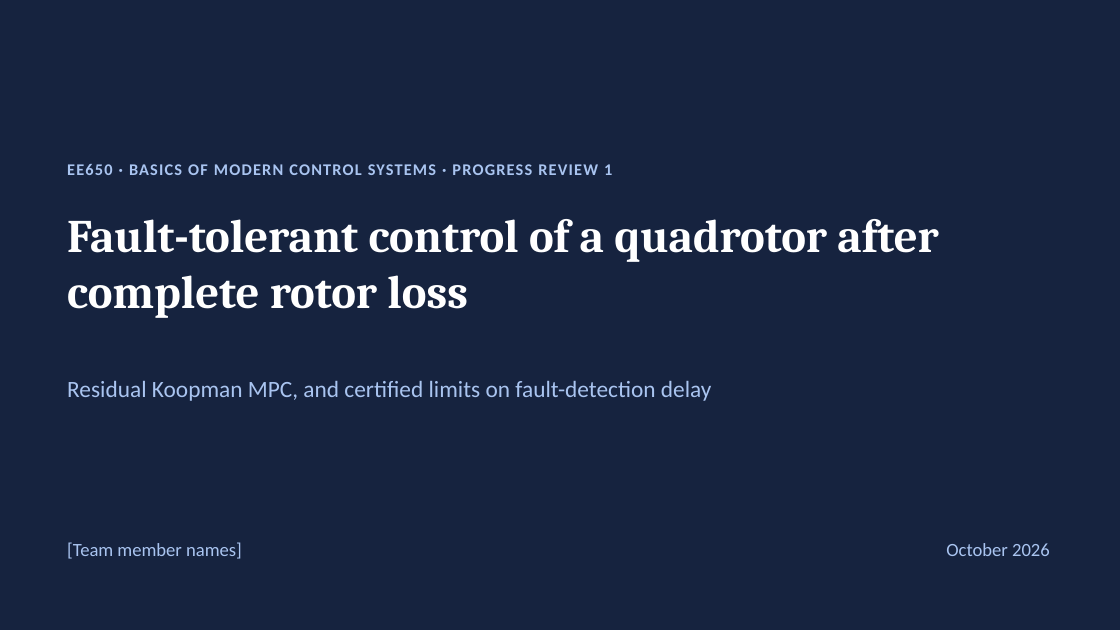
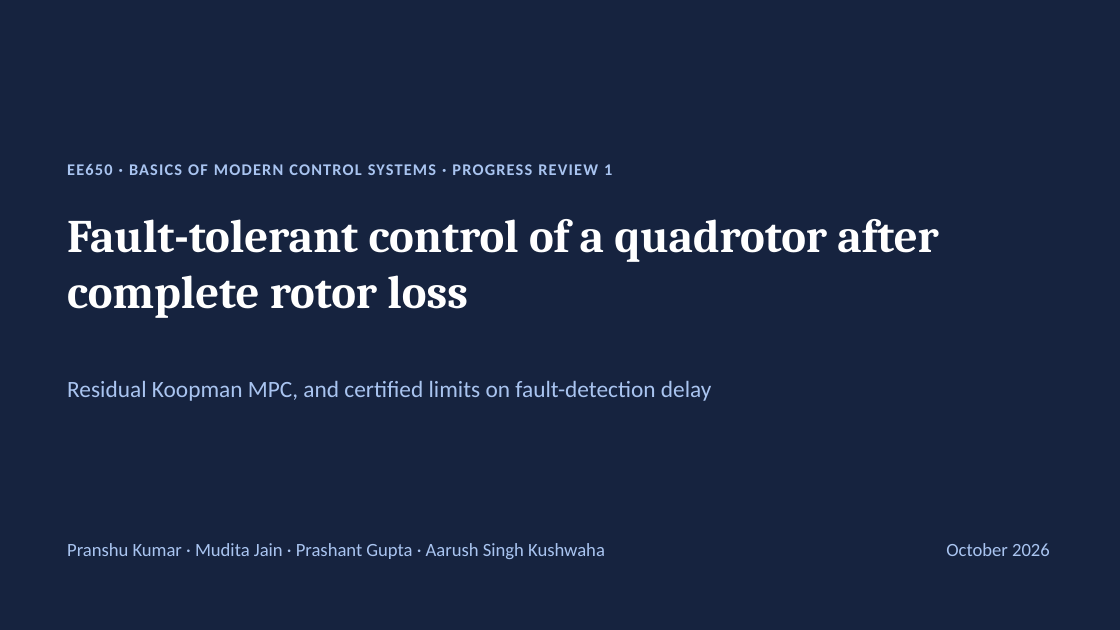
Before and after one commit to pranshuk22/quadrotor-rotor-loss-recovery, a slide deck: slide 1 of docs/deck/progress-review-1.pptx. Drawn at 1120x630 pixels with LibreOffice and Linux fonts; fonts in the diff are those of the drawing. Boxes give left, top, right and bottom in pixels: in the first picture for what was removed or moved away, otherwise in the second. Text is boxed around its words. In the diff, an @@ line names an element or a change of style, - is before the commit and + after.

```diff
--- a/docs/deck/progress-review-1.pptx
+++ b/docs/deck/progress-review-1.pptx
@@ text at [67,543,605,559]: text changed @@
-[Team member names]
+Pranshu Kumar · Mudita Jain · Prashant Gupta · Aarush Singh Kushwaha
```
Also in this commit, not shown: 2 other slides changed, 6 other files.
